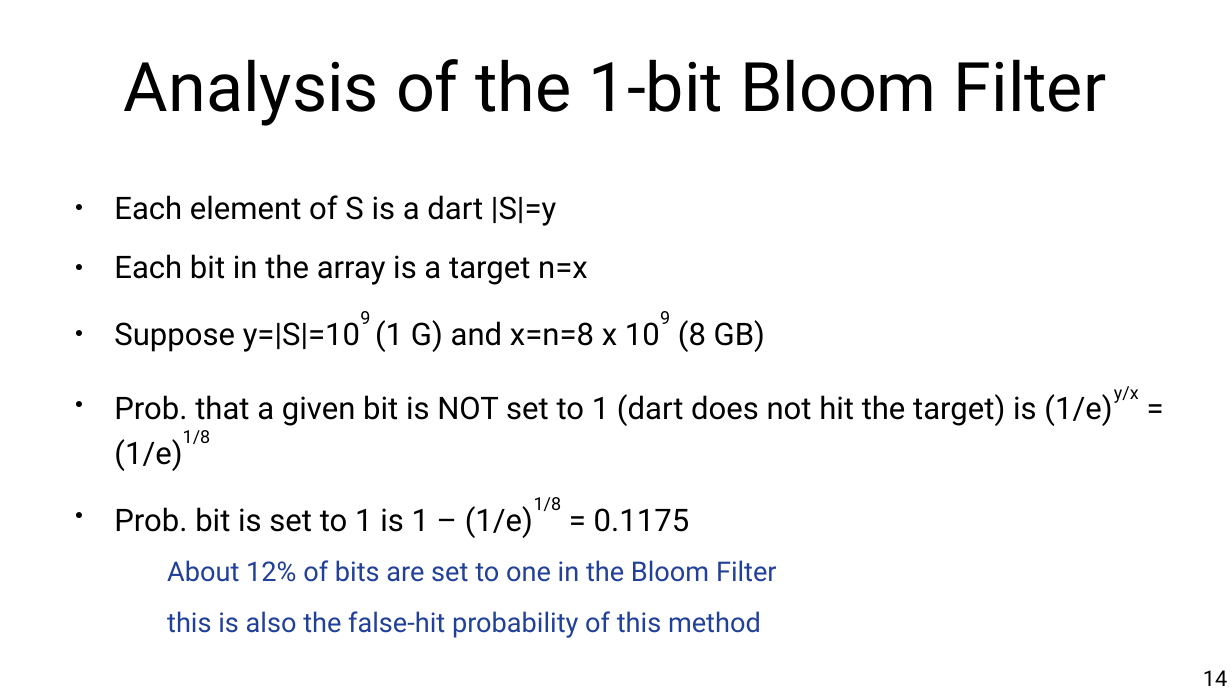
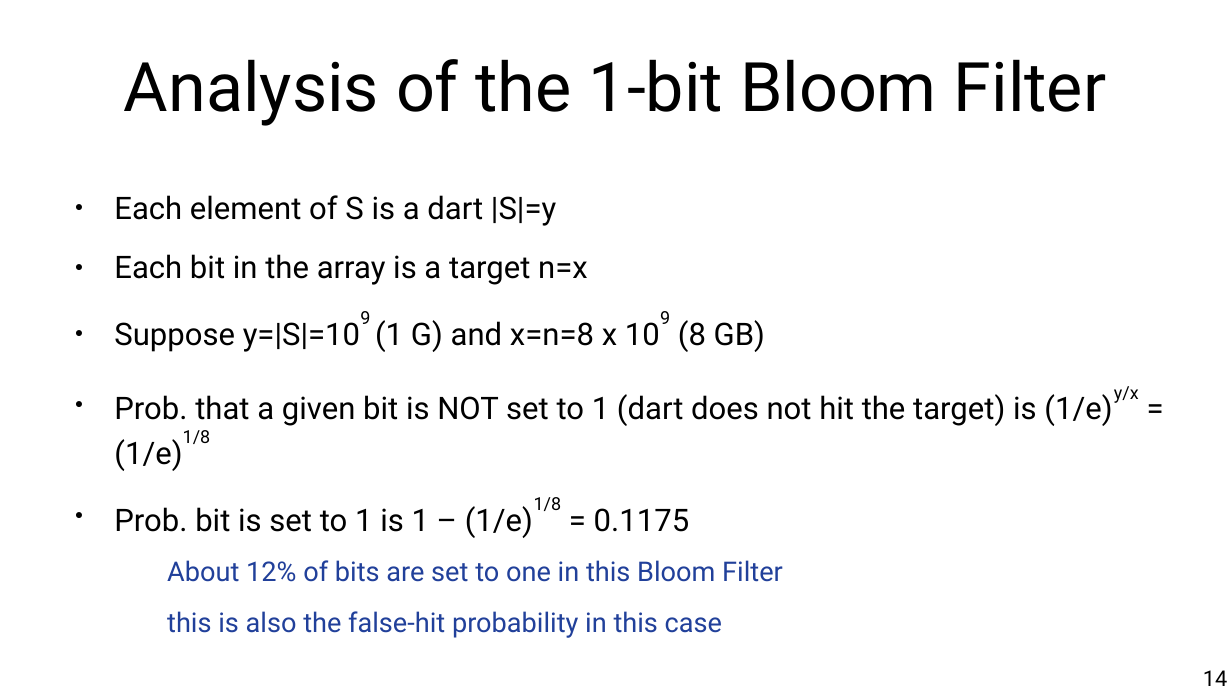
Before and after one commit to chatox/data-mining-course, a slide deck: slide 14 of theory/tt24_bloom_filters.odp. Drawn at 1232x693 pixels with LibreOffice and Linux fonts; fonts in the diff are those of the drawing. Boxes give left, top, right and bottom in pixels: in the first picture for what was removed or moved away, otherwise in the second. Text is boxed around its words. In the diff, an @@ line names an element or a change of style, - is before the commit and + after.

```diff
--- a/theory/tt24_bloom_filters.odp
+++ b/theory/tt24_bloom_filters.odp
@@ text at [167, 560, 783, 638]: text changed @@
-  About 12% of bits are set to one in the Bloom Filter
-  this is also the false-hit probability of this method
+  About 12% of bits are set to one in this Bloom Filter
+  this is also the false-hit probability in this case
```
Also in this commit, not shown: 1 other slide changed, 4 other files.
